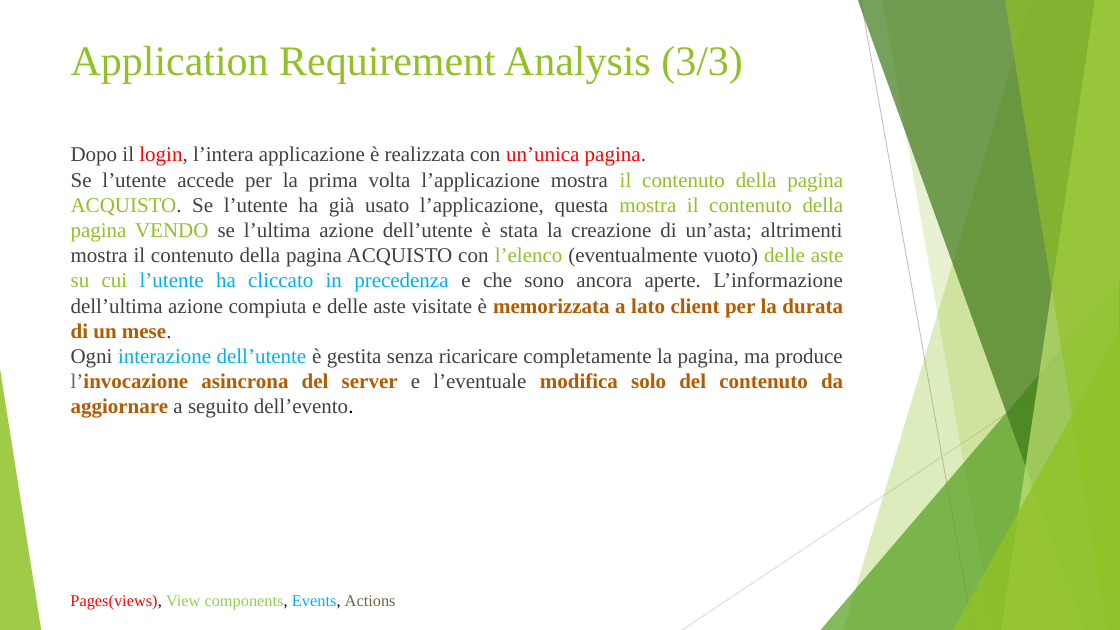
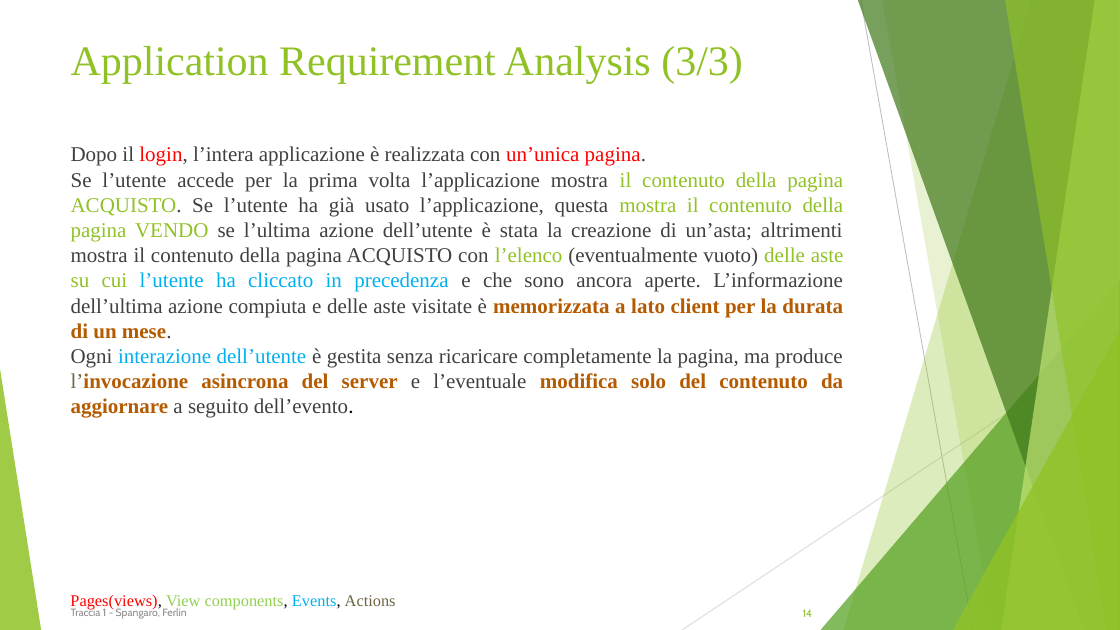
Before and after one commit to francescospangaro/tecnologie-web, a slide deck: slide 14 of docs/Presentation.pptx. Drawn at 1120x630 pixels with LibreOffice and Linux fonts; fonts in the diff are those of the drawing; background and template pictures are left out. Boxes give left, top, right and bottom in pixels: in the first picture for what was removed or moved away, otherwise in the second. Text is boxed around its words. In the diff, an @@ line names an element or a change of style, - is before the commit and + after.

```diff
--- a/docs/Presentation.pptx
+++ b/docs/Presentation.pptx
@@ text added at bbox=[71, 608, 186, 619], 9 pt, text #8C8C8C @@
+Traccia 1 - Spangaro, Ferlin
@@ page number added at bbox=[803, 609, 813, 617], 9 pt, text #90C226 @@
+14
```
Also in this commit, not shown: 12 other slides changed.
